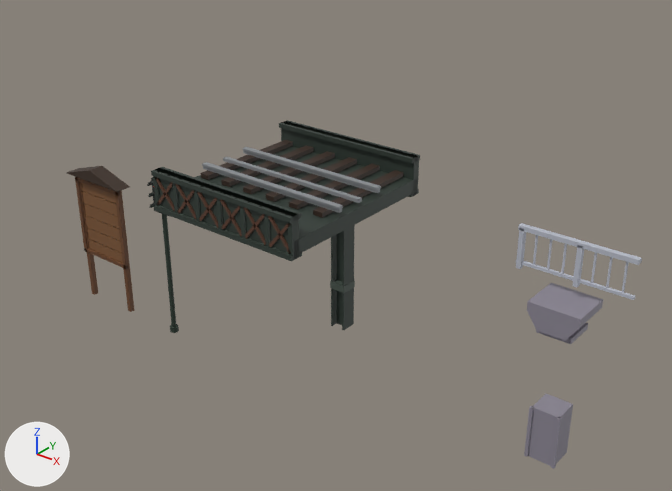
Renders of the Blender file art/street.blend from each side of a commit.
One viewpoint serves both versions: a camera (50 mm lens) standing at (11.19, -11.05, 10.16) and looking at (1.74, 0.76, 2.83). Lighting does not change. The marker at lower left points along +X, +Y and +Z. The picture after the commit comes second.

The older version as bpy lines, for what is in view:
```python
me_elspan = bpy.data.meshes.new('ElSpan')
me_elspan.from_pydata(...)  # 832 vertices, 624 faces; spans x 0.0..3.0, y -1.87..1.47, z -0.05..0.65
# faces by material slot: [126, 144, 288, 36, 30]
me_elspan.materials.append(mat_elsteel)  # dark grey #2f3a33
me_elspan.materials.append(mat_elrust)  # brown #5a3a2a
me_elspan.materials.append(mat_elrivet)  # dark grey #46524a
me_elspan.materials.append(mat_eltie)  # brown #3a2a20
me_elspan.materials.append(mat_elrail)  # grey #8a8e92
me_overpassrail = bpy.data.meshes.new('OverpassRail')
me_overpassrail.from_pydata(...)  # 80 vertices, 60 faces; spans x 0.0..2.0, y 1.35..1.45, z 0.0..0.76
me_overpassrail.materials.append(mat_opmetal)  # light grey #b8bcc8
me_trafficsignal = bpy.data.meshes.new('TrafficSignal')
me_trafficsignal.from_pydata(...)  # 264 vertices, 182 faces; spans x -0.21..0.21, y -0.26..0.12, z 0.0..3.51
# faces by material slot: [20, 120, 28, 14]
me_trafficsignal.materials.append(mat_sigpole)  # greyish green #2b3a30
me_trafficsignal.materials.append(mat_sighead)  # black #1c2420
me_trafficsignal.materials.append(mat_siglens)  # black #2a2622
me_trafficsignal.materials.append(mat_sigamber)  # brown #5a4418
ob_elspan = bpy.data.objects.new('ElSpan', me_elspan)
ob_elspan.location = (0.0, 0.0, 4.0)
ob_overpassrail = bpy.data.objects.new('OverpassRail', me_overpassrail)
ob_overpassrail.location = (5.0, 0.0, 3.2)
ob_trafficsignal = bpy.data.objects.new('TrafficSignal', me_trafficsignal)
ob_trafficsignal.location = (-2.0, 0.0, 0.0)
# also in view: 'ElColumn' at (0.6, 2.4, 1.95); 'WantedBoard' at (-4.0, -0.03, 1.59); 'OverpassPillar' at (6.0, 1.19, 0.5); 'OverpassCap' at (6.0, 1.2, 2.72)
```
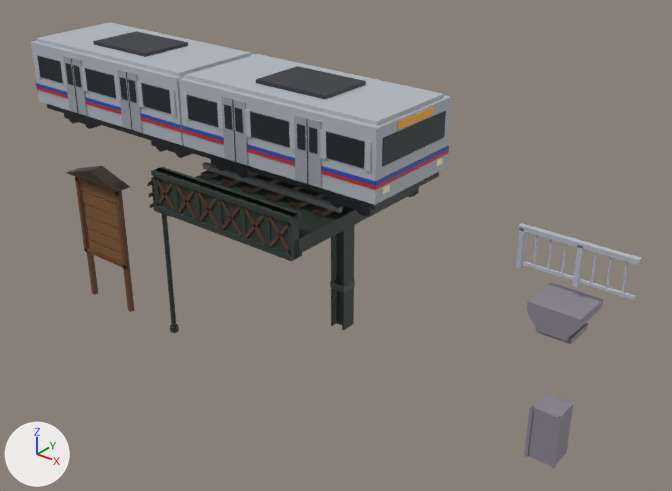
Location of each change, (x1, y1, x2, y2) in pixels of the pictures (672 x 491 px):
'ElCarFront', added
    after: (179, 54, 451, 216)
    faces in mat_elcarsteel (light grey #b4bac2): (179, 54, 451, 205)
    faces in mat_elcarglass (black #1c2228): (187, 95, 446, 184)
    faces in mat_elcarunder (dark grey #30333a): (192, 66, 439, 216)
    faces in mat_elcardoor (grey #9ea4ac): (221, 96, 322, 188)
    faces in mat_elcarblue (blue #2a4fb0): (182, 125, 449, 186)
'ElCar', added
    after: (31, 22, 254, 158)
    faces in mat_elcarsteel (light grey #b4bac2): (31, 22, 254, 145)
    faces in mat_elcarunder (dark grey #30333a): (47, 31, 193, 158)
    faces in mat_elcarglass (black #1c2228): (38, 56, 171, 128)
    faces in mat_elcardoor (grey #9ea4ac): (63, 56, 143, 133)
    faces in mat_elcarblue (blue #2a4fb0): (36, 83, 181, 128)

Patch to the scene script:
```diff
--- a/art/street.blend.py
+++ b/art/street.blend.py
@@ mat_elcardoor @@
+mat_elcardoor = principled_material('elCarDoor')
+mat_elcardoor.base_color = (0.342, 0.371, 0.413)  # grey #9ea4ac
+mat_elcardoor.roughness = 0.6
@@ mat_elcarblue @@
+mat_elcarblue = principled_material('elCarBlue')
+mat_elcarblue.base_color = (0.0232, 0.0782, 0.434)  # blue #2a4fb0
+mat_elcarblue.roughness = 0.6
@@ mat_elcarunder @@
+mat_elcarunder = principled_material('elCarUnder')
+mat_elcarunder.base_color = (0.0296, 0.0331, 0.0423)  # dark grey #30333a
+mat_elcarunder.roughness = 0.6
@@ mat_elcarglass @@
+mat_elcarglass = principled_material('elCarGlass')
+mat_elcarglass.base_color = (0.0116, 0.016, 0.0212)  # black #1c2228
+mat_elcarglass.roughness = 0.6
@@ mat_elcarsign @@
+mat_elcarsign = principled_material('elCarSign')
+mat_elcarsign.base_color = (1.0, 0.434, 0.0296)  # orange #ffb030
+mat_elcarsign.roughness = 0.6
@@ mat_elcarlamp @@
+mat_elcarlamp = principled_material('elCarLamp')
+mat_elcarlamp.base_color = (1.0, 0.905, 0.631)  # beige #fff4d0
+mat_elcarlamp.roughness = 0.6
@@ mat_elcarsteel @@
+mat_elcarsteel = principled_material('elCarSteel')
+mat_elcarsteel.base_color = (0.456, 0.491, 0.539)  # light grey #b4bac2
+mat_elcarsteel.roughness = 0.6
@@ mat_elcarred @@
+mat_elcarred = principled_material('elCarRed')
+mat_elcarred.base_color = (0.578, 0.0212, 0.0273)  # red #c8282e
+mat_elcarred.roughness = 0.6
@@ me_elcarfront @@
+me_elcarfront.from_pydata(...)  # 456 vertices, 334 faces; spans x 0.0..3.99, y -1.18..0.79, z 0.0..1.7
+# faces by material slot: [84, 24, 108, 18, 18, 64, 6, 12]
+me_elcarfront.materials.append(mat_elcarsteel)  # light grey #b4bac2
+me_elcarfront.materials.append(mat_elcardoor)  # grey #9ea4ac
+me_elcarfront.materials.append(mat_elcarglass)  # black #1c2228
+me_elcarfront.materials.append(mat_elcarblue)  # blue #2a4fb0
+me_elcarfront.materials.append(mat_elcarred)  # red #c8282e
+me_elcarfront.materials.append(mat_elcarunder)  # dark grey #30333a
+me_elcarfront.materials.append(mat_elcarsign)  # orange #ffb030
+me_elcarfront.materials.append(mat_elcarlamp)  # beige #fff4d0
@@ me_elcar @@
+me_elcar.from_pydata(...)  # 432 vertices, 316 faces; spans x 0.0..3.99, y -1.18..0.79, z 0.0..1.7
+# faces by material slot: [84, 24, 120, 12, 12, 64]
+me_elcar.materials.append(mat_elcarsteel)  # light grey #b4bac2
+me_elcar.materials.append(mat_elcardoor)  # grey #9ea4ac
+me_elcar.materials.append(mat_elcarglass)  # black #1c2228
+me_elcar.materials.append(mat_elcarblue)  # blue #2a4fb0
+me_elcar.materials.append(mat_elcarred)  # red #c8282e
+me_elcar.materials.append(mat_elcarunder)  # dark grey #30333a
@@ ob_elcarfront @@
+ob_elcarfront = bpy.data.objects.new('ElCarFront', me_elcarfront)
+ob_elcarfront.location = (0.0, 0.0, 4.44)
@@ ob_elcar @@
+ob_elcar = bpy.data.objects.new('ElCar', me_elcar)
+ob_elcar.location = (-4.0, 0.0, 4.44)
```
